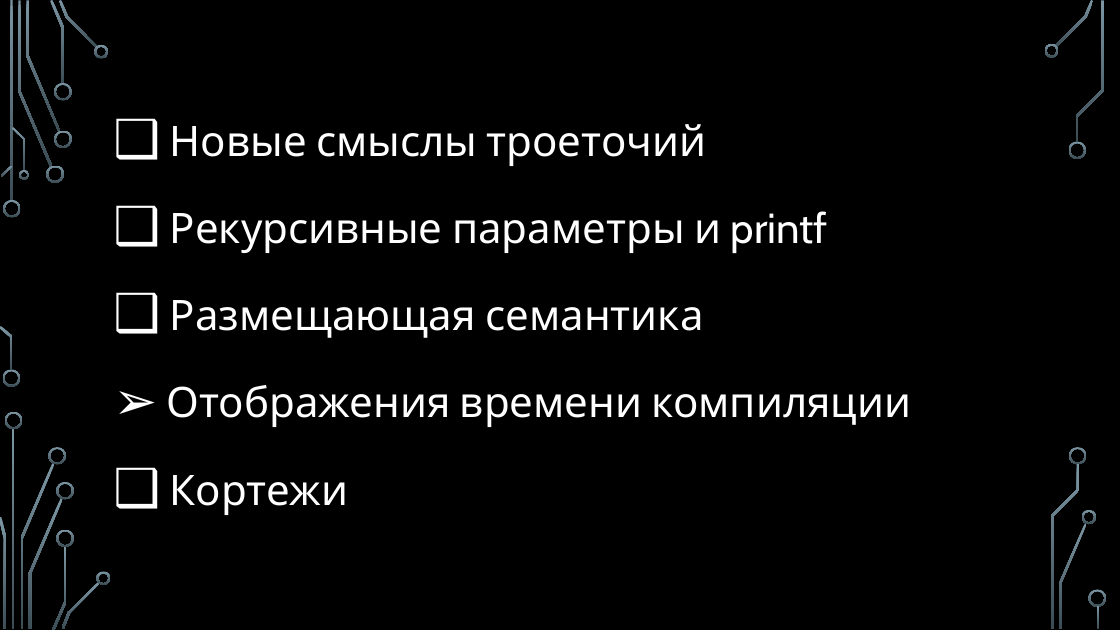
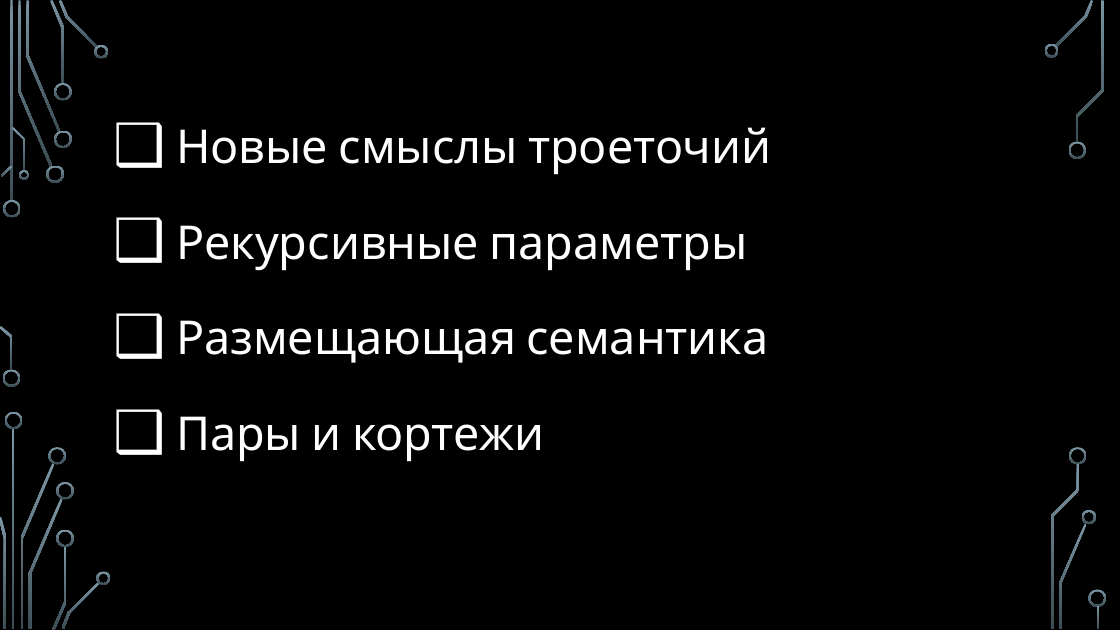
Before and after one commit to MIPT-ILab/cpp-lects-rus, a slide deck: slide 46 of slides/lec2-6-variadics.pptx (slide 37 before the commit). Drawn at 1120x630 pixels with LibreOffice and Linux fonts; fonts in the diff are those of the drawing; background and template pictures are left out. Boxes give left, top, right and bottom in pixels: in the first picture for what was removed or moved away, otherwise in the second. Text is boxed around its words. In the diff, an @@ line names an element or a change of style, - is before the commit and + after.

```diff
--- a/slides/lec2-6-variadics.pptx
+++ b/slides/lec2-6-variadics.pptx
@@ text at (176,127,771,363): size 36 to 40 pt in "Новые смыслы троеточий", "Размещающая семантика" @@
@@ text at (176,225,748,271): text changed; size 36 to 40 pt @@
-❑ Рекурсивные параметры и printf
+❑ Рекурсивные параметры
@@ text at (176,416,545,462): text changed; size 36 to 40 pt @@
-➢ Отображения времени компиляции
-❑ Кортежи
+❑ Пары и кортежи
```
Also in this commit, not shown: 13 other slides changed, 15 slides added, 1 slide removed, 14 other files.
